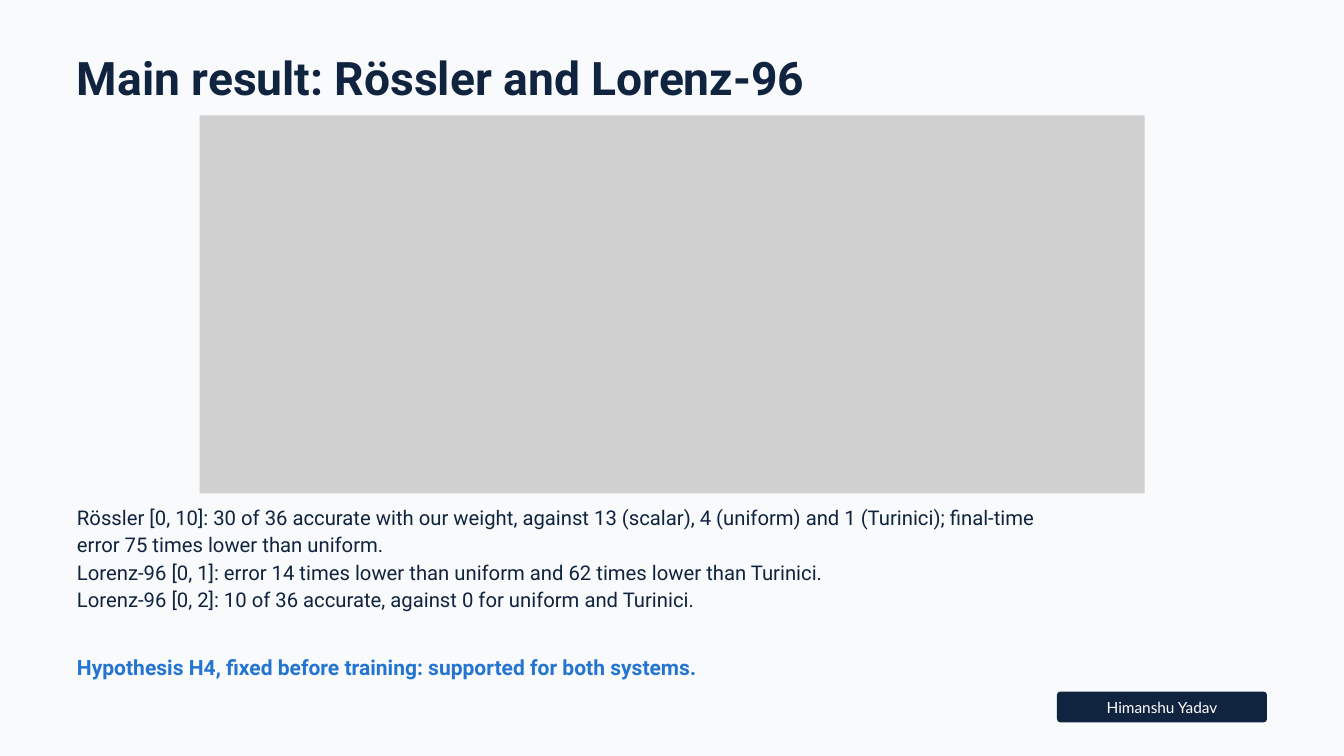
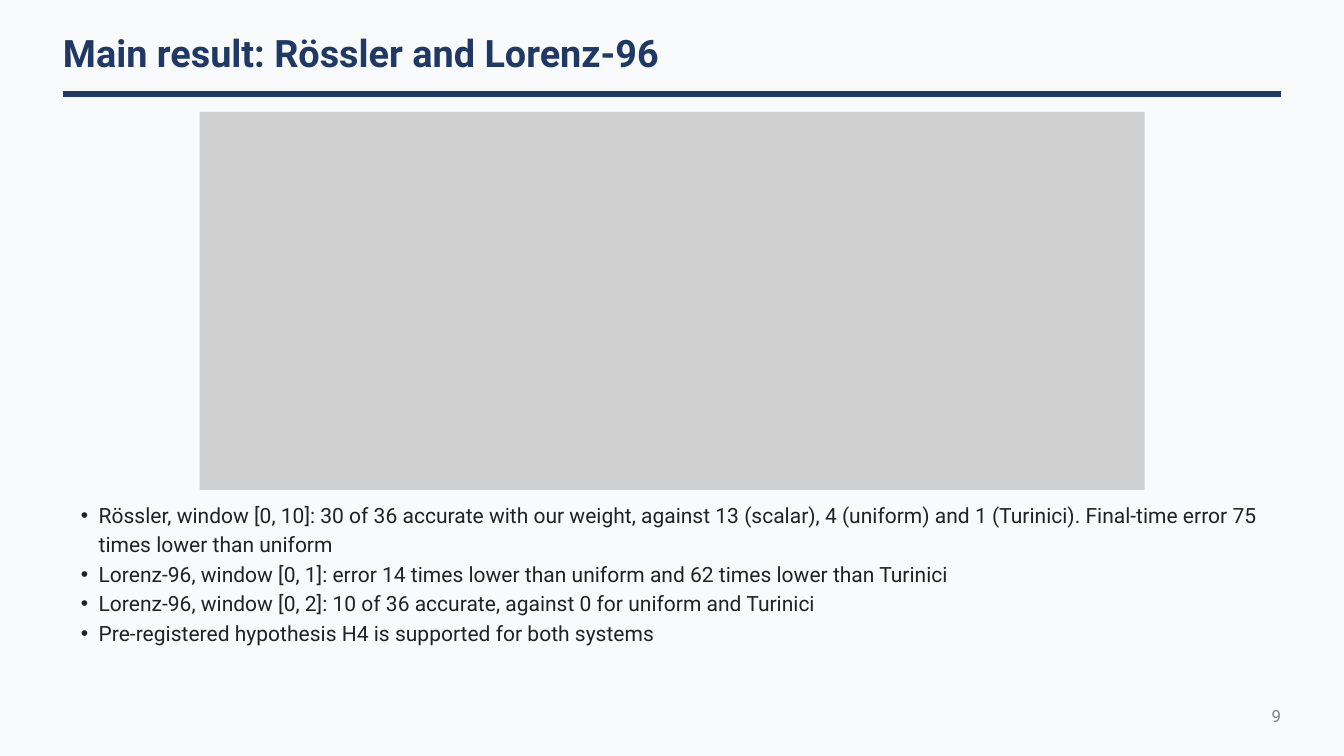
Before and after one commit to ChandraguptSharma07/directional_pinn, a slide deck: slide 9 of matrix_weighting/docs/slides/presentation.pptx. Drawn at 1344x756 pixels with LibreOffice and Linux fonts; fonts in the diff are those of the drawing; grey boxes stand for pictures. Boxes give left, top, right and bottom in pixels: in the first picture for what was removed or moved away, otherwise in the second. Text is boxed around its words. In the diff, an @@ line names an element or a change of style, - is before the commit and + after.

```diff
--- a/matrix_weighting/docs/slides/presentation.pptx
+++ b/matrix_weighting/docs/slides/presentation.pptx
@@ text "Main result: Rössler and Lorenz-96": place and size @@
-text "Main result: Rössler and Lorenz-96" at bbox=[77, 60, 805, 96]
+text "Main result: Rössler and Lorenz-96" at bbox=[63, 38, 659, 68]
@@ text "Main result: Rössler and Lorenz-96" at bbox=[63, 38, 659, 68]: size 49.5 to 40.5 pt, text colour #10233F to #1F3864; line spacing 69.3pt to 48.6pt @@
@@ freeform shape added at bbox=[63, 91, 1281, 96], fill #1F3864 @@
@@ picture: place and size @@
-picture at bbox=[200, 116, 1144, 493]
+picture at bbox=[200, 112, 1144, 490]
@@ text at bbox=[99, 506, 1257, 646]: text changed; size 21.8 to 22.5 pt; text colour #10233F to #222222 @@
-Rössler [0, 10]: 30 of 36 accurate with our weight, against 13 (scalar), 4 (uniform) and 1 (Turinici); final-time error 75 times lower than uniform.
-Lorenz-96 [0, 1]: error 14 times lower than uniform and 62 times lower than Turinici.
-Lorenz-96 [0, 2]: 10 of 36 accurate, against 0 for uniform and Turinici.
+  • Rössler, window [0, 10]: 30 of 36 accurate with our weight, against 13 (scalar), 4 (uniform) and 1 (Turinici). Final-time error 75 times lower than uniform
+  • Lorenz-96, window [0, 1]: error 14 times lower than uniform and 62 times lower than Turinici
+  • Lorenz-96, window [0, 2]: 10 of 36 accurate, against 0 for uniform and Turinici
+  • Pre-registered hypothesis H4 is supported for both systems
@@ text removed at bbox=[77, 659, 696, 680] @@
-Hypothesis H4, fixed before training: supported for both systems.
@@ freeform shape removed at bbox=[1057, 691, 1267, 722] @@
@@ text removed at bbox=[1107, 701, 1217, 713] @@
-Himanshu Yadav
@@ text added at bbox=[1272, 710, 1281, 722], 18 pt, text #7F7F7F @@
+9
```
Also in this commit, not shown: 11 other slides changed, 1 slide added, 2 other files.
